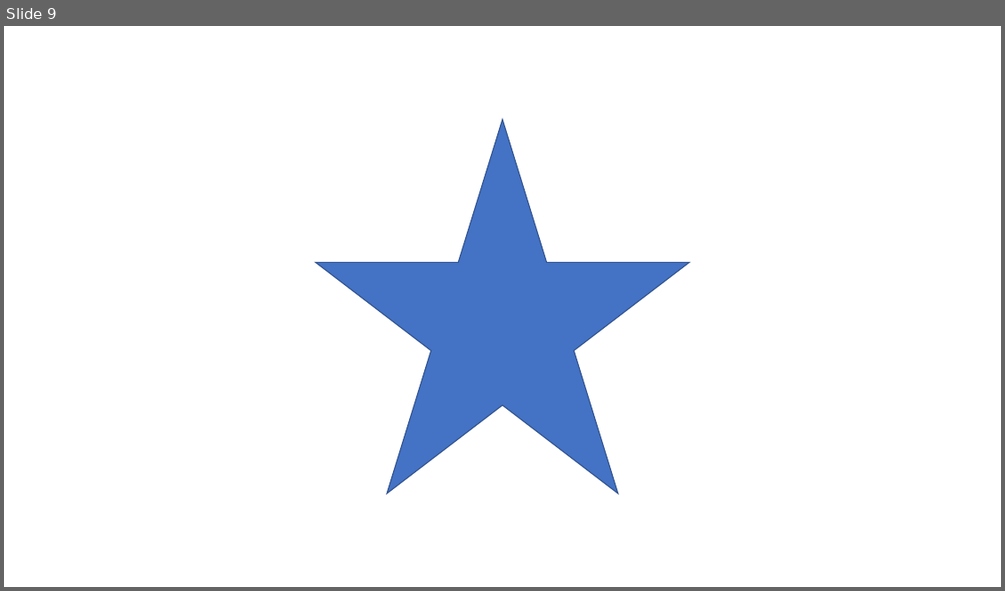
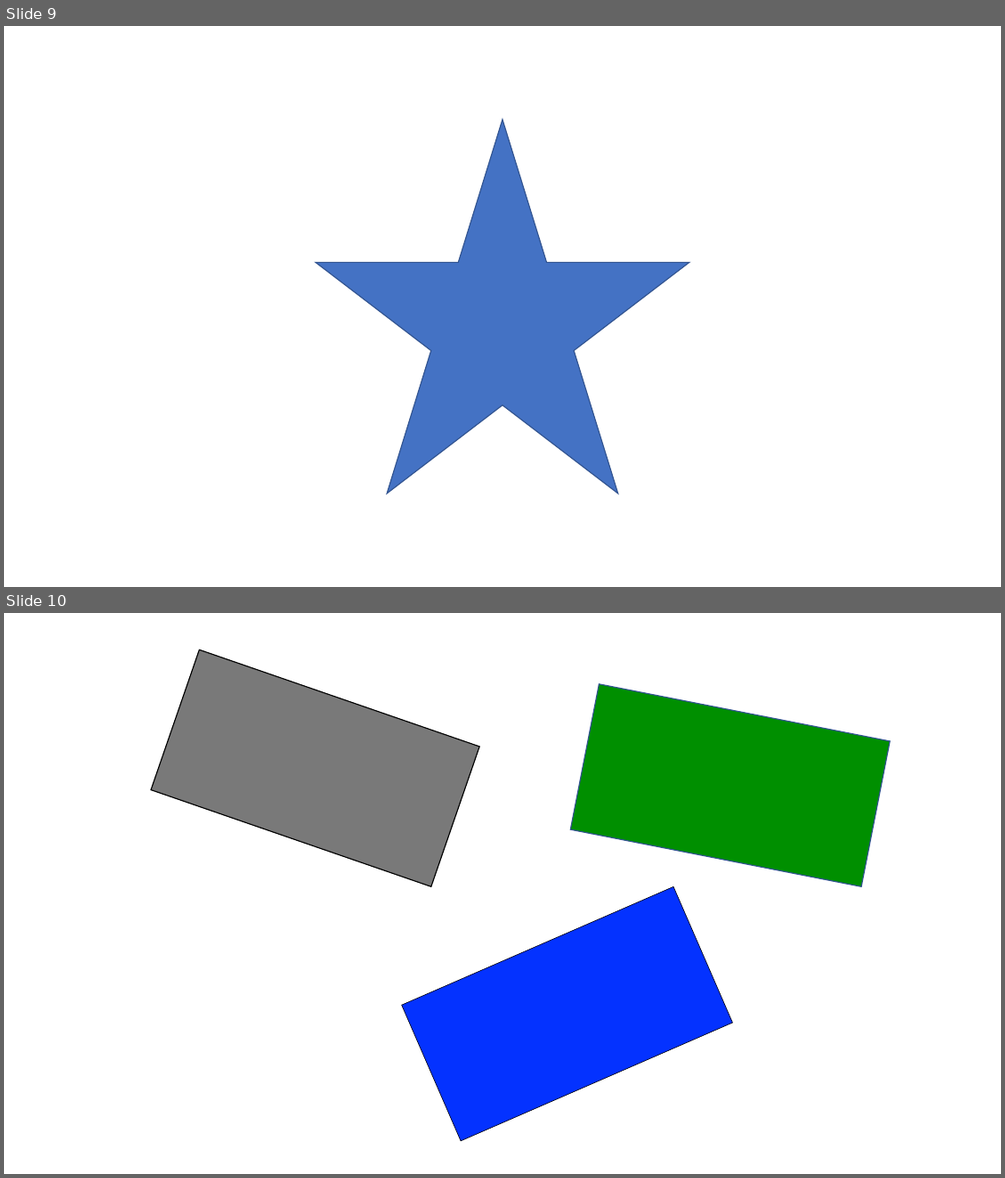
Before and after one commit to sayedihashimi/animal-web, a slide deck: ios/resources/shapes.pptx. Shown one above the other, each under a label of ours: slide 9 before the commit, slides 9 and 10 after it. The pictures are 1005x591 and 1005x1178 pixels, drawn with LibreOffice and Linux fonts; fonts in the diff are those of the drawing. Boxes give left, top, right and bottom in pixels: in the first picture for what was removed or moved away, otherwise in the second. Text is boxed around its words. In the diff, an @@ line names an element or a change of style, - is before the commit and + after.

```diff
--- a/ios/resources/shapes.pptx
+++ b/ios/resources/shapes.pptx
@@ slide 10 added at bbox=[4, 613, 1001, 1174], background #FFFFFF @@
@@ rectangle added at bbox=[151, 649, 479, 886], fill #797979, outline #000000 1 pt @@
@@ rectangle added at bbox=[571, 684, 890, 886], fill #008F00, outline #325491 1 pt @@
@@ rectangle added at bbox=[402, 887, 732, 1141], fill #0432FF, outline #000000 0.5 pt @@
```
Also in this commit, not shown: 8 other slides added, 59 other files.
